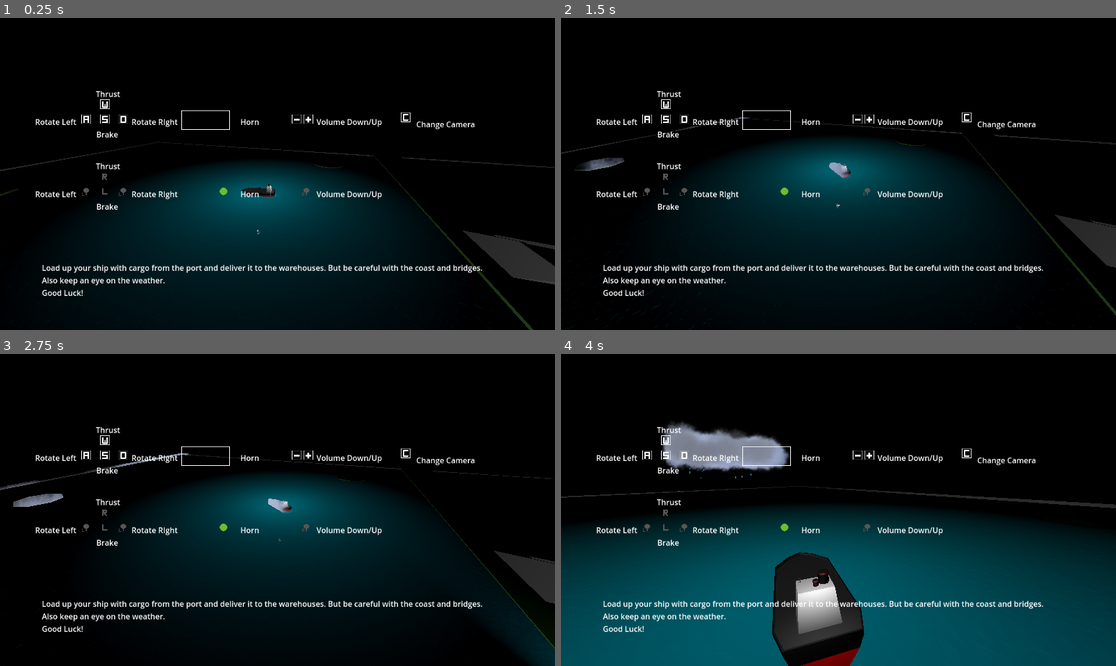
Above: before the commit, frames 1-4 (two rows, left to right).
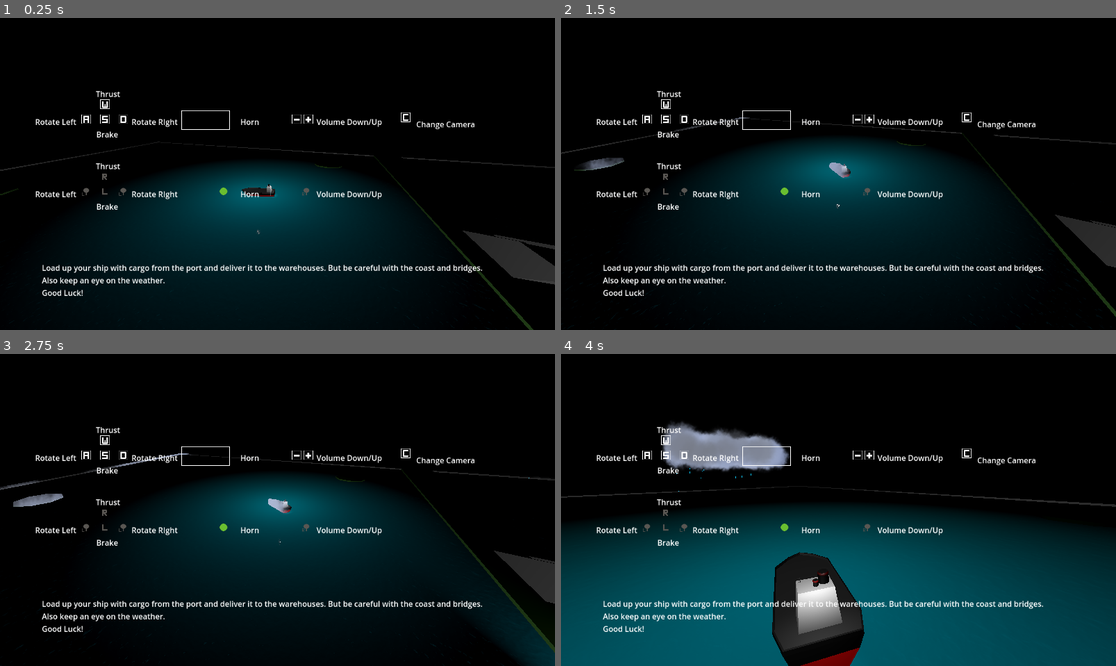
Above: after the commit, the same moments.

Repository: savenger/shipped
Game: Godot game, scene res://level/game.tscn
Same seed, same stepped clock (60 frames per second), same inputs: the game is played once before the commit and once after it.
Inputs (mouse positions are in pixels of both pictures, inside the frame that each line leads up to):
- Up to frame 1 (0.25 s): no input
- Up to frame 2 (1.5 s): tap Enter at 0.5 s; move the mouse to (960, 158) at 0.52 s; hold D (Turn Right) 0.53-1.28 s; click (960, 158) at 0.6 s; move the mouse to (727, 189) at 1.27 s; hold A (Turn Left) from 1.28 s (still down); tap Mouse wheel down (volume_down) at 1.35 s
- Up to frame 3 (2.75 s): move the mouse to (333, 441) at 2.02 s; release A (Turn Left) at 2.03 s; hold D (Turn Right) from 2.03 s (still down); tap Mouse wheel up (volume_up) at 2.1 s
- Up to frame 4 (4 s): move the mouse to (810, 572) at 2.77 s; release D (Turn Right) at 2.78 s; hold S (CounterThrust) 2.78-3.53 s; tap C at 2.85 s; move the mouse to (1005, 556) at 3.52 s; hold A (Turn Left) from 3.53 s (still down); click (1005, 556) at 3.6 s

The runs differ from the first frame. In frame 1, less than 0.1% of the frame differs, in the area x 0-99%, y 40-99%; in frame 2, 0.1%; in frame 3, 0.3%, in the area x 0-100%, y 32-100%; in frame 4, 0.2%.
Error in both runs: Invalid assignment of property or key 'volume_db' with value of type 'int' on a base object of type 'null instance'. (res://level/game.gd:40)

Commit message:
preparing a simpler water shader

Diff:
--- a/level/Water.gd
+++ b/level/Water.gd
@@ -11,6 +11,9 @@
 
 # Called when the node enters the scene tree for the first time.
 func _ready():
+	pass
+
+func _old_ready():
 	material = mesh.surface_get_material(0)
 	noise = material.get_shader_parameter("wave").noise.get_seamless_image(256, 256)
 	noise_scale = material.get_shader_parameter("noise_scale")
@@ -19,9 +22,13 @@
 
 func _process(delta):
 	time += delta
+
+func _old_process(delta):
+	time += delta
 	material.set_shader_parameter("wave_time", time)
 
 func get_height(world_position: Vector3) -> float:
+	return global_position.y * height_scale
 	var uv_x = wrapf(world_position.x / noise_scale + time * wave_speed, 0, 1)
 	var uv_y = wrapf(world_position.z / noise_scale + time * wave_speed, 0, 1)
 
Not shown: 2 places in ship/ship.tscn that only renumber resources
